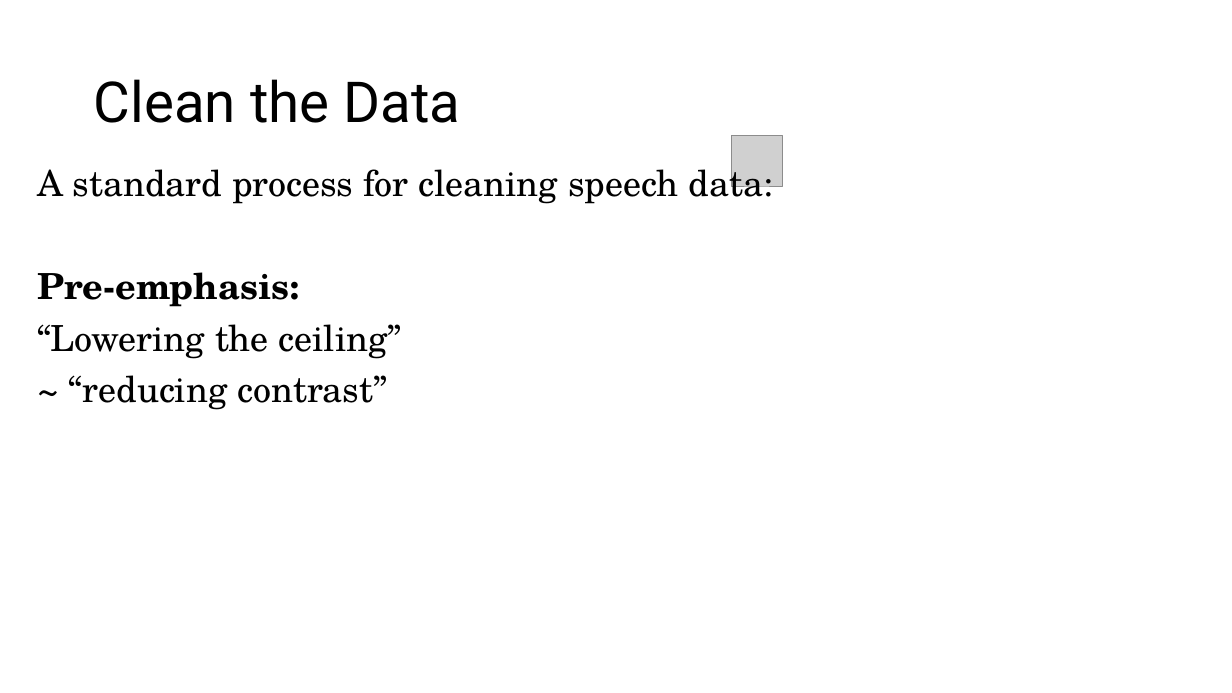
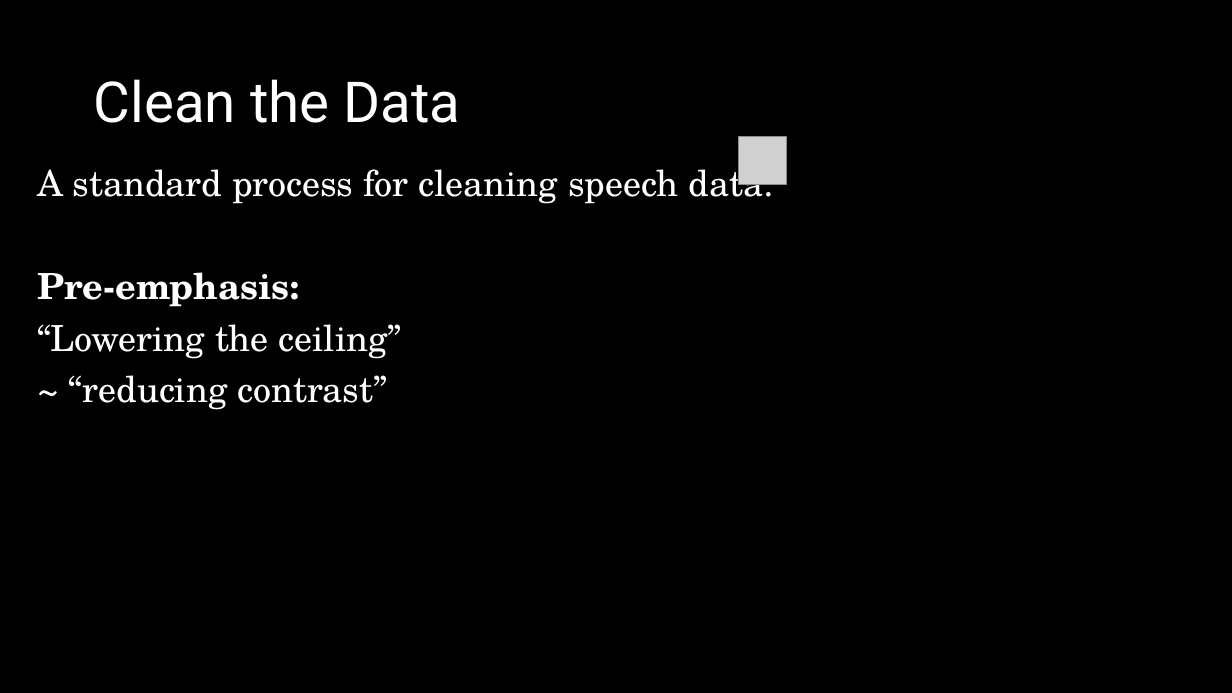
Before and after one commit to PENNET-dev/hackathon-uW-2024, a slide deck: slide 6 of Hackathon Presentation.pptx (slide 5 before the commit). Drawn at 1232x693 pixels with LibreOffice and Linux fonts; fonts in the diff are those of the drawing; grey boxes stand for pictures. Boxes give left, top, right and bottom in pixels: in the first picture for what was removed or moved away, otherwise in the second. Text is boxed around its words. In the diff, an @@ line names an element or a change of style, - is before the commit and + after.

```diff
--- a/Hackathon Presentation.pptx
+++ b/Hackathon Presentation.pptx
@@ background #FFFFFF to #000000 @@
@@ title "Clean the Data" at (94,79,461,123): text colour #000000 to #FFFFFF @@
@@ picture: place and size @@
-picture at (731,135,782,186)
+picture at (739,137,787,185)
@@ text "A standard process for cleaning ..." at (37,160,774,410): text colour #000000 to #FFFFFF @@
```
Also in this commit, not shown: 11 other slides changed, 4 slides added, 7 other files.
